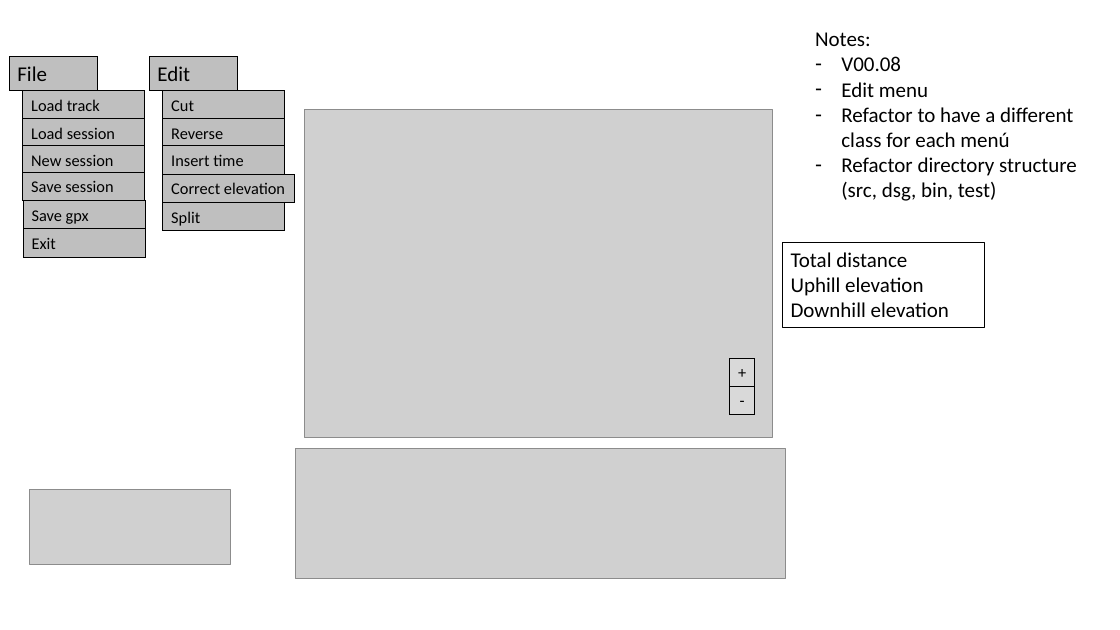
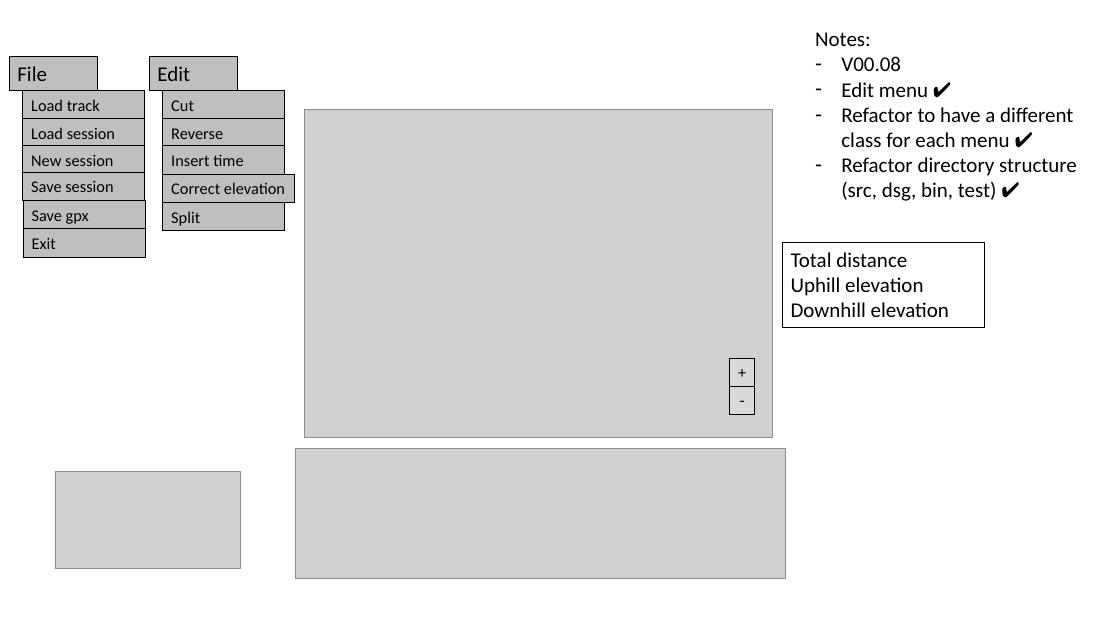
Before and after one commit to TrackEditor/TrackEditor, a slide deck: slide 10 of docs/gui_design.pptx. Drawn at 1120x630 pixels with LibreOffice and Linux fonts; fonts in the diff are those of the drawing; grey boxes stand for pictures. Boxes give left, top, right and bottom in pixels: in the first picture for what was removed or moved away, otherwise in the second. Text is boxed around its words. In the diff, an @@ line names an element or a change of style, - is before the commit and + after.

Commit message:
Refactor menu classes - A dedicated class has been created for each menu - not-implemented decorator

```diff
--- a/docs/gui_design.pptx
+++ b/docs/gui_design.pptx
@@ text at [841,82,1077,201]: text changed @@
-– Edit menu
-– Refactor to have a different class for each menú
-– Refactor directory structure (src, dsg, bin, test)
+– Edit menu ✔
+– Refactor to have a different class for each menu ✔
+– Refactor directory structure (src, dsg, bin, test) ✔
@@ picture: place and size @@
-picture at [29,490,230,565]
+picture at [55,472,240,570]
```
Also in this commit, not shown: 3 other files.
